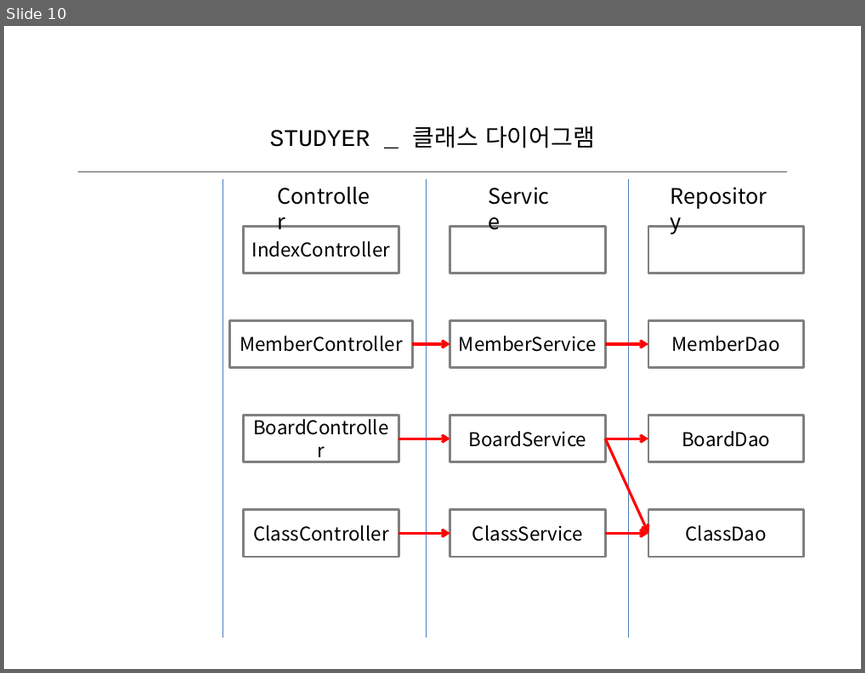
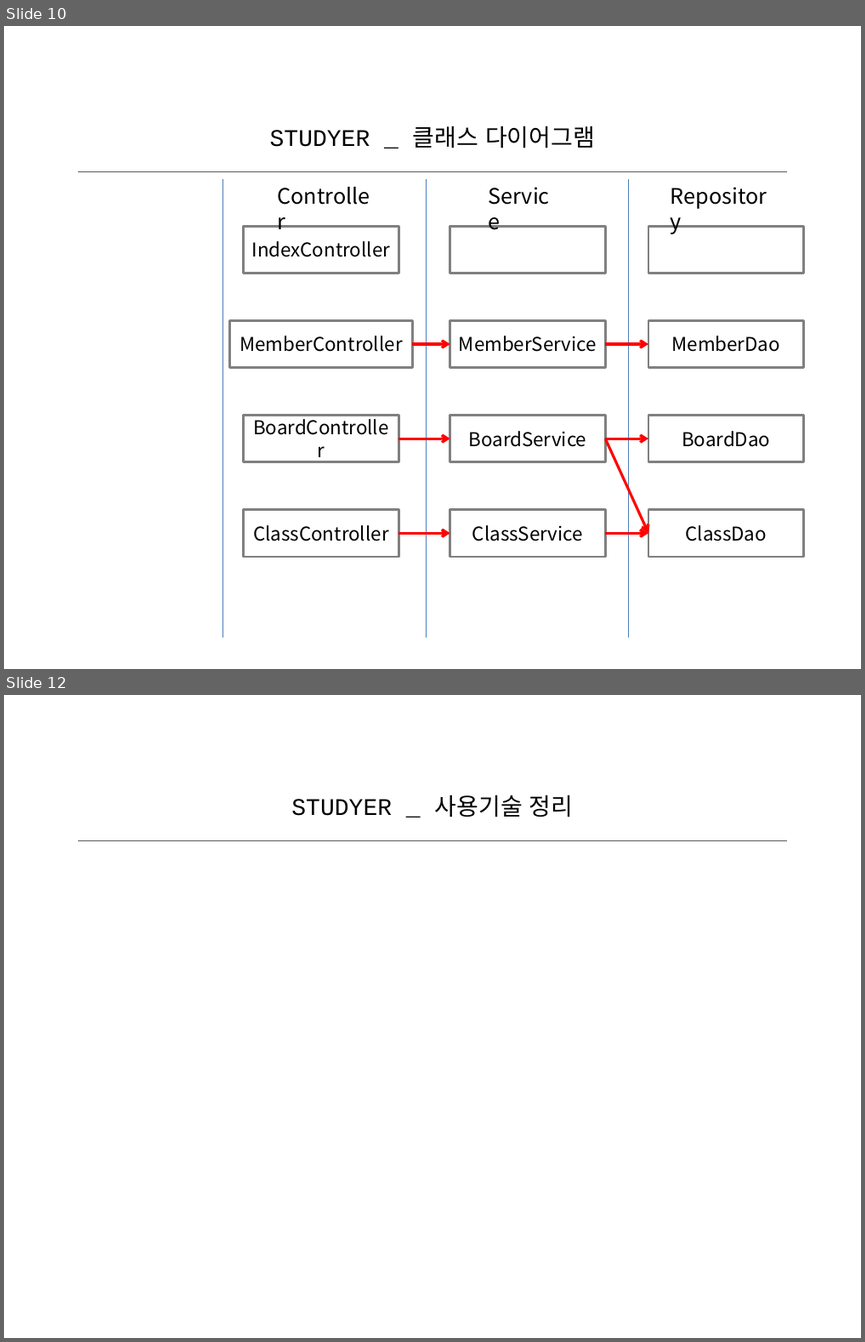
Before and after one commit to jwonjg/studyer_project, a slide deck: doc/studyer_project.pptx. Shown one above the other, each under a label of ours: slide 10 before the commit, slides 10 and 12 after it; the slides between them are not shown. The pictures are 865x673 and 865x1342 pixels, drawn with LibreOffice and Linux fonts; fonts in the diff are those of the drawing. Boxes give left, top, right and bottom in pixels: in the first picture for what was removed or moved away, otherwise in the second. Text is boxed around its words. In the diff, an @@ line names an element or a change of style, - is before the commit and + after.

```diff
--- a/doc/studyer_project.pptx
+++ b/doc/studyer_project.pptx
@@ slide 12 added at [4,695,861,1338], background #FFFFFF @@
@@ text added at [291,794,574,817], 20 pt, text #000000 @@
+STUDYER _ 사용기술 정리
@@ line added from (79, 840) to (786, 840), #595959 0.75 pt @@
```
Also in this commit, not shown: 3 other slides added, 1 slide removed, 1 other file.
